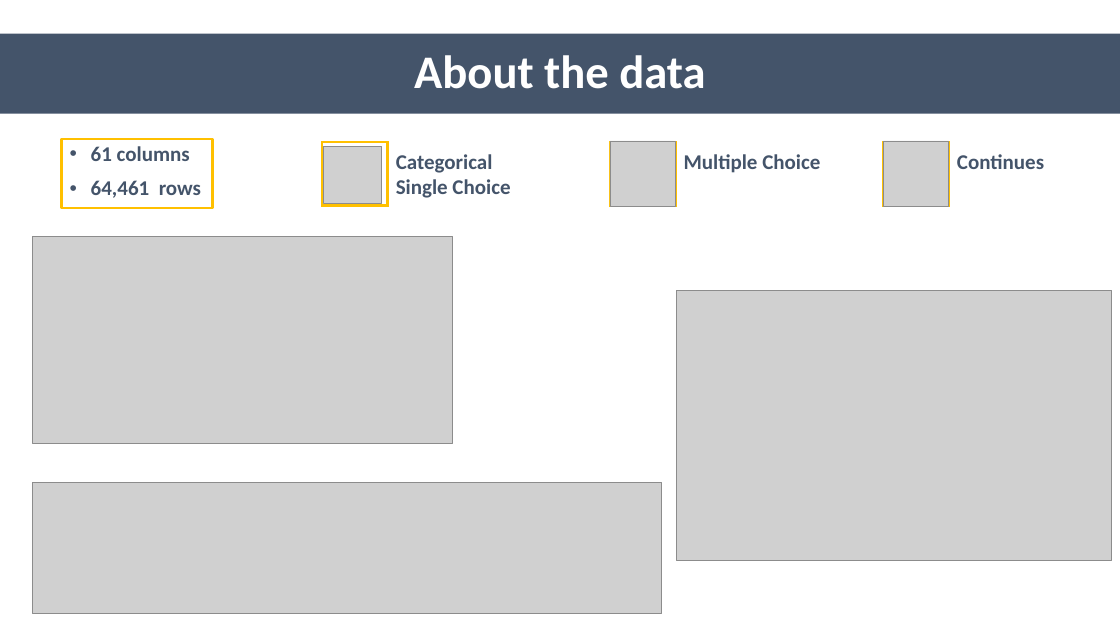
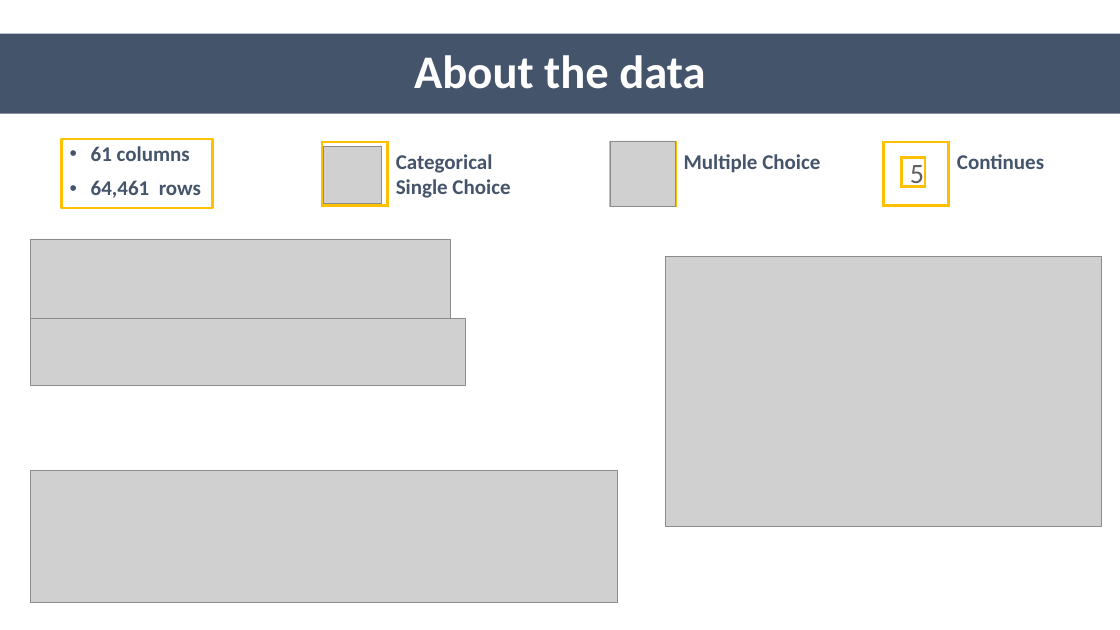
Before and after one commit to erdemsirel/ozu_data_science, a slide deck: slide 3 of DS 555 - Data Science & Strategy/ds555-project/references/Presentation.pptx. Drawn at 1120x630 pixels with LibreOffice and Linux fonts; fonts in the diff are those of the drawing; grey boxes stand for pictures. Boxes give left, top, right and bottom in pixels: in the first picture for what was removed or moved away, otherwise in the second. Text is boxed around its words. In the diff, an @@ line names an element or a change of style, - is before the commit and + after.

```diff
--- a/DS 555 - Data Science & Strategy/ds555-project/references/Presentation.pptx
+++ b/DS 555 - Data Science & Strategy/ds555-project/references/Presentation.pptx
@@ picture removed at <box>884,141,949,207</box> @@
@@ rectangle added at <box>902,157,925,187</box>, fill #FFFFFF, outline #FFC000 2.25 pt, 24 pt, text #5F5F5F @@
+5
@@ picture: place and size @@
-picture at <box>33,236,453,443</box>
+picture at <box>30,239,450,329</box>
@@ picture: place and size @@
-picture at <box>676,290,1112,560</box>
+picture at <box>665,256,1102,527</box>
@@ picture added at <box>30,318,465,385</box> @@
@@ picture: place and size @@
-picture at <box>33,482,662,614</box>
+picture at <box>30,471,618,603</box>
```
Also in this commit, not shown: 14 other slides changed, 7 slides removed, 1 other file.
